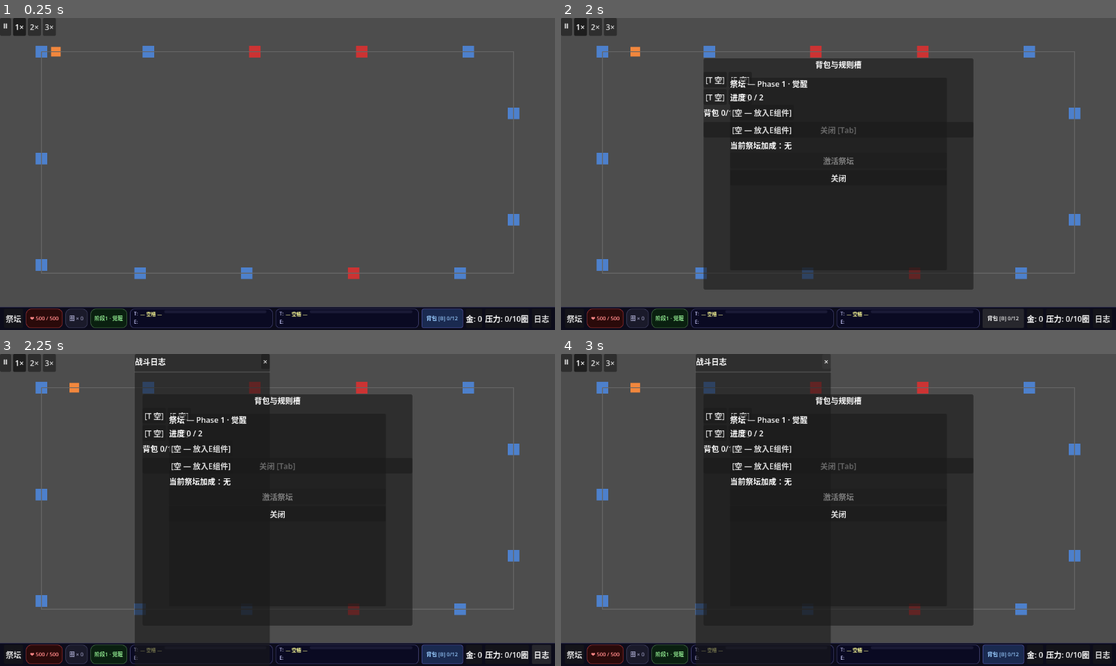
Above: before the commit, frames 1-4 (two rows, left to right).
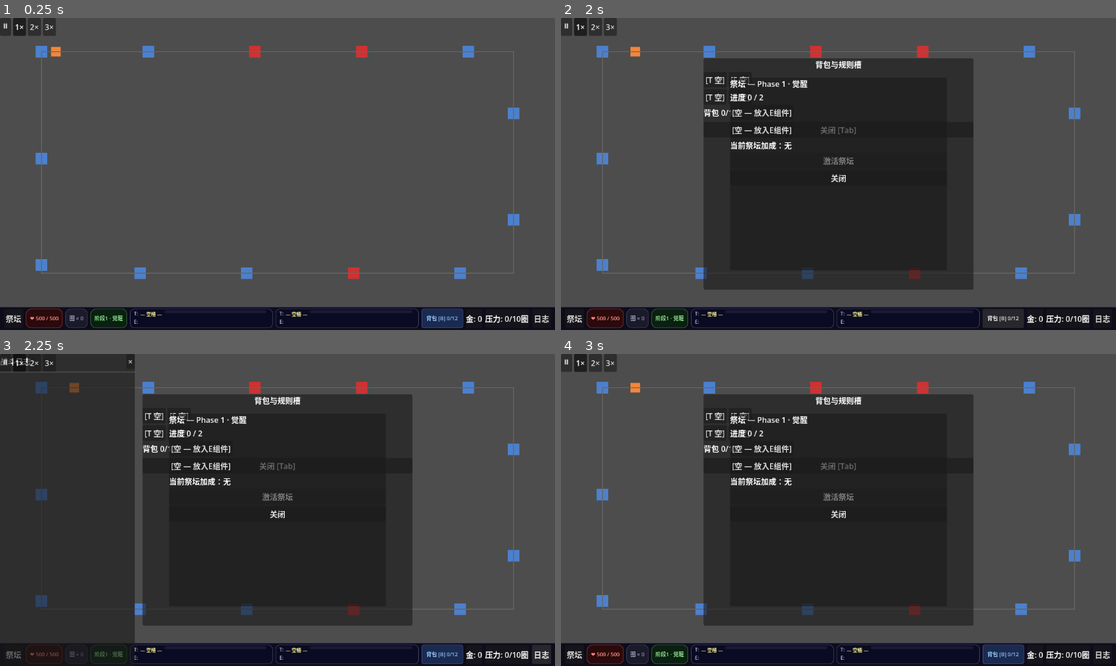
Above: after the commit, the same moments.

Repository: 595145489/attribute-loop
Game: Godot game, scene res://scenes/main.tscn
The game is run twice, just before and just after one commit, with the same random seed, the same clock (stepped at 60 frames per second) and the same inputs.
Inputs:
- Up to frame 1 (0.25 s): no input
- Up to frame 2 (2 s): click "祭坛" at 0.5 s; click "背包 [B] 0/12" at 1.25 s
- Up to frame 3 (2.25 s): click "日志" at 2 s
- Up to frame 4 (3 s): click "×" at 2.75 s

Frames 1-2 are identical in both runs. In frame 3, 28% of the frame differs, in the area x 0-49%, y 0-100%; in frame 4, 5.5%.

Commit message:
fix: is_paused does not stop Engine.time_scale — only speed_multiplier controls it

Diff:
--- a/src/autoloads/GameState.gd
+++ b/src/autoloads/GameState.gd
@@ -5,15 +5,12 @@
 var loops_completed: int = 0
 var enemies_killed: int = 0
 var current_phase: int = 1
-var is_paused: bool = false:
-	set(value):
-		is_paused = value
-		_apply_time_scale()
+var is_paused: bool = false
 
 var speed_multiplier: float = 1.0:
 	set(value):
 		speed_multiplier = value
-		_apply_time_scale()
+		Engine.time_scale = value
 
 var pending_reflect_ratio: float = 0.0
 var inventory: Array[ComponentData] = []
@@ -51,9 +48,6 @@
 	verdict_loops_survived = 0
 	for i in 2:
 		rule_slots.append({"trigger": null, "effect": null})
-
-func _apply_time_scale() -> void:
-	Engine.time_scale = 0.0 if is_paused else speed_multiplier
 
 func inventory_has_space() -> bool:
 	return inventory.size() < DataTables.config.inventory_cap
--- a/tests/unit/test_speed_control_state.gd
+++ b/tests/unit/test_speed_control_state.gd
@@ -8,24 +8,20 @@
 	assert_eq(GameState.speed_multiplier, 1.0)
 
 func test_set_speed_multiplier_updates_time_scale() -> void:
-	GameState.is_paused = false
 	GameState.speed_multiplier = 2.0
 	assert_eq(Engine.time_scale, 2.0)
 
 func test_set_speed_multiplier_zero_pauses_time() -> void:
-	GameState.is_paused = false
 	GameState.speed_multiplier = 0.0
 	assert_eq(Engine.time_scale, 0.0)
 
-func test_is_paused_true_overrides_speed_multiplier() -> void:
+func test_set_speed_multiplier_three() -> void:
 	GameState.speed_multiplier = 3.0
-	GameState.is_paused = true
-	assert_eq(Engine.time_scale, 0.0)
+	assert_eq(Engine.time_scale, 3.0)
 
-func test_unpause_restores_speed_multiplier() -> void:
+func test_is_paused_does_not_affect_time_scale() -> void:
 	GameState.speed_multiplier = 2.0
 	GameState.is_paused = true
-	GameState.is_paused = false
 	assert_eq(Engine.time_scale, 2.0)
 
 func test_reset_restores_speed_to_one() -> void:
